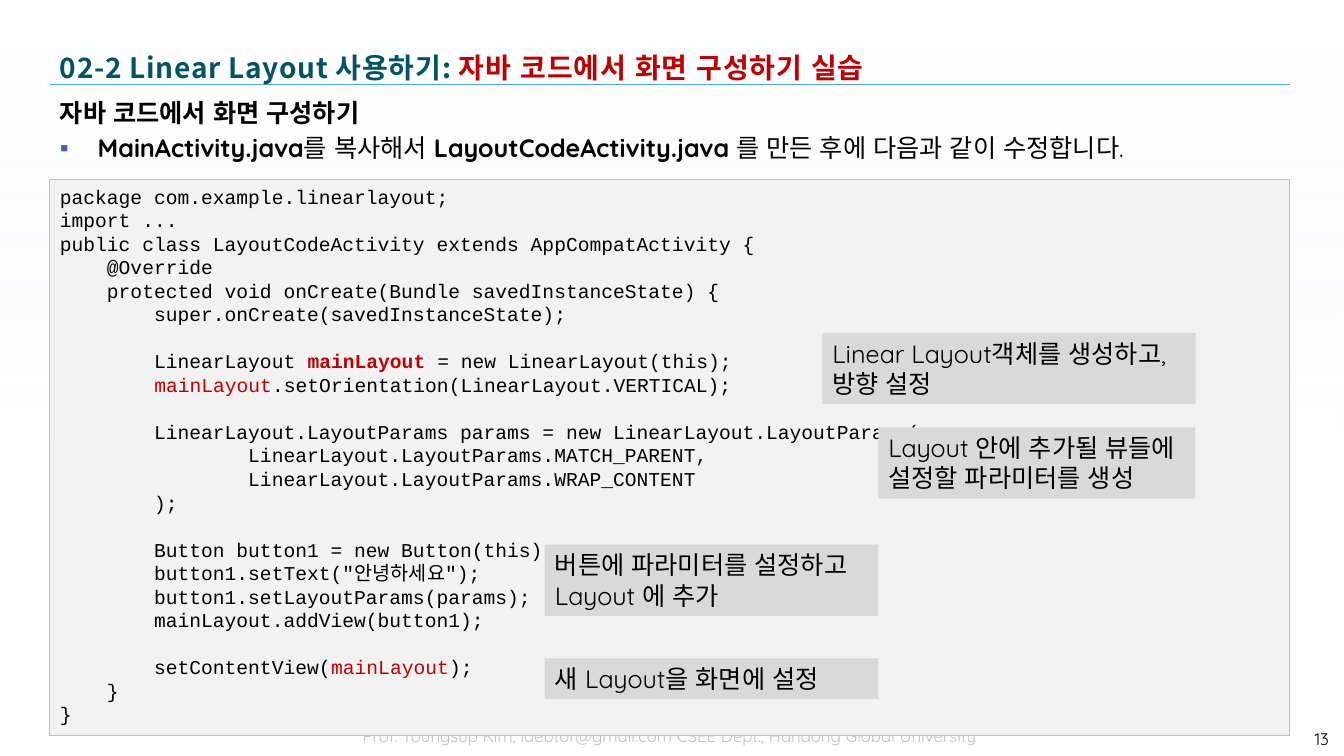
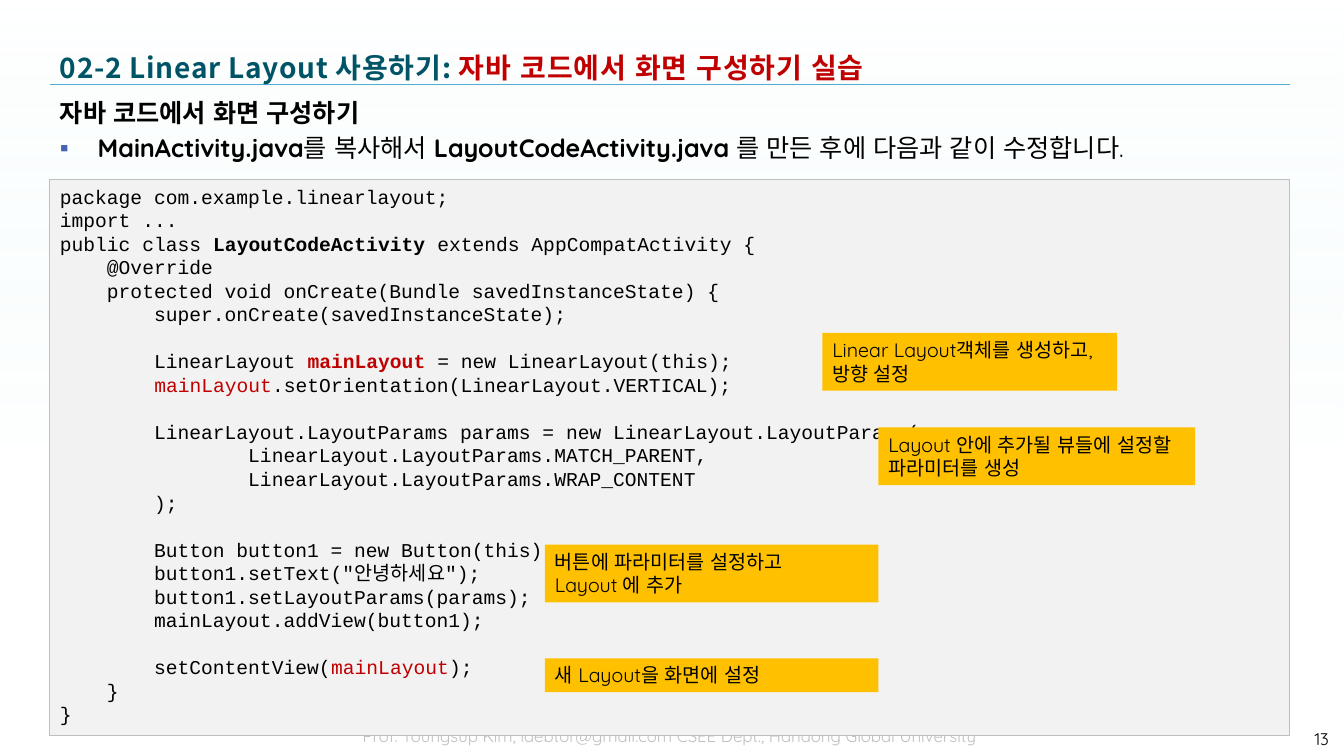
Before and after one commit to tae7841/HuStarAS, a slide deck: slide 13 of ppts/02Layout.pptx. Drawn at 1344x756 pixels with LibreOffice and Linux fonts; fonts in the diff are those of the drawing; background and template pictures are left out. Boxes give left, top, right and bottom in pixels: in the first picture for what was removed or moved away, otherwise in the second. Text is boxed around its words. In the diff, an @@ line names an element or a change of style, - is before the commit and + after.

```diff
--- a/ppts/02Layout.pptx
+++ b/ppts/02Layout.pptx
@@ text in rectangle at [60,237,731,255]: bold on in "LayoutCodeActivity" @@
@@ size 18 to 14 pt; fill #D9D9D9 to #FFC000 in 4 elements at [545,658,879,693], [545,544,879,602], [878,427,1195,485], [823,333,1117,390] @@
@@ rectangle "Linear Layout객체를 생성하고,": place and size @@
-rectangle "Linear Layout객체를 생성하고," at [823,333,1196,404]
+rectangle "Linear Layout객체를 생성하고," at [823,333,1117,390]
@@ rectangle "Layout 안에 추가될 뷰들에 설정할 ...": place and size @@
-rectangle "Layout 안에 추가될 뷰들에 설정할 ..." at [878,427,1195,499]
+rectangle "Layout 안에 추가될 뷰들에 설정할 ..." at [878,427,1195,485]
@@ rectangle "버튼에 파라미터를 설정하고": place and size @@
-rectangle "버튼에 파라미터를 설정하고" at [545,544,879,616]
+rectangle "버튼에 파라미터를 설정하고" at [545,544,879,602]
@@ rectangle "새 Layout을 화면에 설정": place and size @@
-rectangle "새 Layout을 화면에 설정" at [545,658,879,699]
+rectangle "새 Layout을 화면에 설정" at [545,658,879,693]
```
Also in this commit, not shown: 6 other slides changed, 3 other files.
